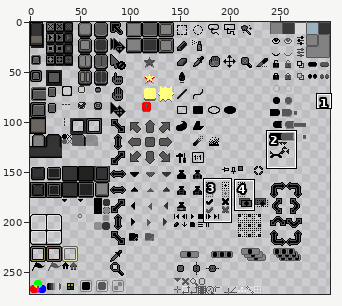
File history of a sprite sheet, sheet.png. Above, an overview of the earlier version with the close-up marked.
Close-up. Before the edit:
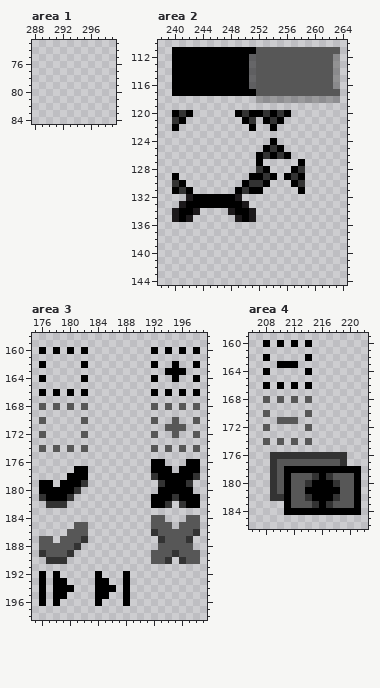
The file is 300x272 pixels. Colours within 5 levels of each other are drawn and written as one. Shown: area 1: x 288..299, y 73..84; area 2: x 238..264, y 110..144; area 3: x 175..199, y 158..198; area 4: x 206..222, y 159..186. The commit also changed other parts of the picture, which this record leaves out.
The result:
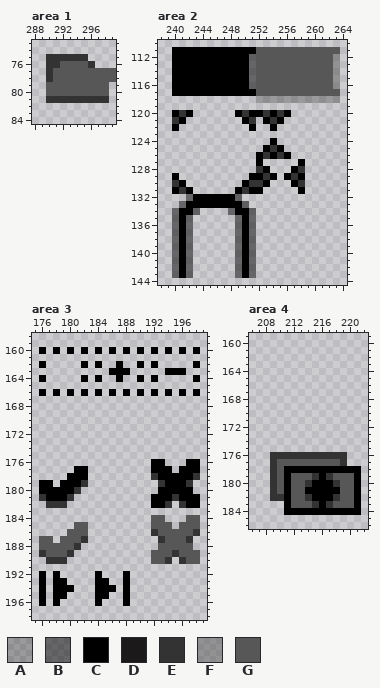
Palette (. is transparent): A #00000040  B #00000080  C #000000  D #1c191b  E #333333  F #57575780  G #575757
What changed:
Changed rows in their new state; - is an unchanged pixel.
Area 1:
first column x 290:
75 EEEEEE----
76 EEGGGGE---
77 EGGGGGGGGG
78 EGGGGGGGGG
79 GGGGGGGGG-
80 GGGGGGGGG-
81 EEEEEEEEE-
Area 2:
first column x 240:
132 --B------B--
133 -B--------B-
134 B--B----B--B
135 B-B------B-B
136 BCB------BCB
137 BCB------BCB
138 BCB------BCB
139 BCB------BCB
140 BCB------BCB
141 BCB------BCB
142 BCB------BCB
143 BCB------BCB
Area 3:
first column x 176:
160 --------C-C-C-C--------
162 --------C--C--C----.---
163 ----------CCC----------
164 --------C--C--C----.---
166 --------C-C-C-C--------
168 .-.-.-.---------.-.-.-.
170 .-----.---------.--.--.
171 ------------------...--
172 .-----.---------.--.--.
174 .-.-.-.---------.-.-.-.
Area 4:
first column x 208:
160 .-.-.-.
162 .-----.
163 --...--
164 .-----.
166 .-.-.-.
168 .-.-.-.
170 .-----.
171 --...--
172 .-----.
174 .-.-.-.
